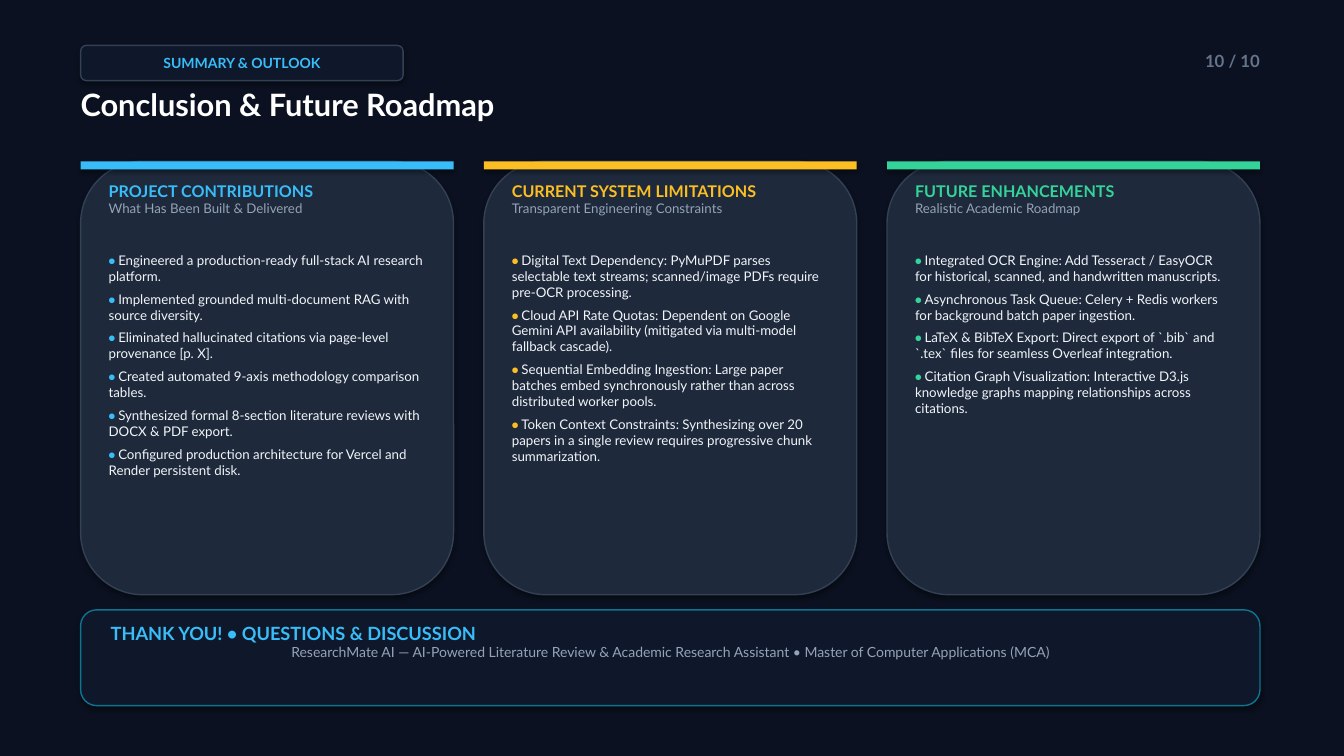
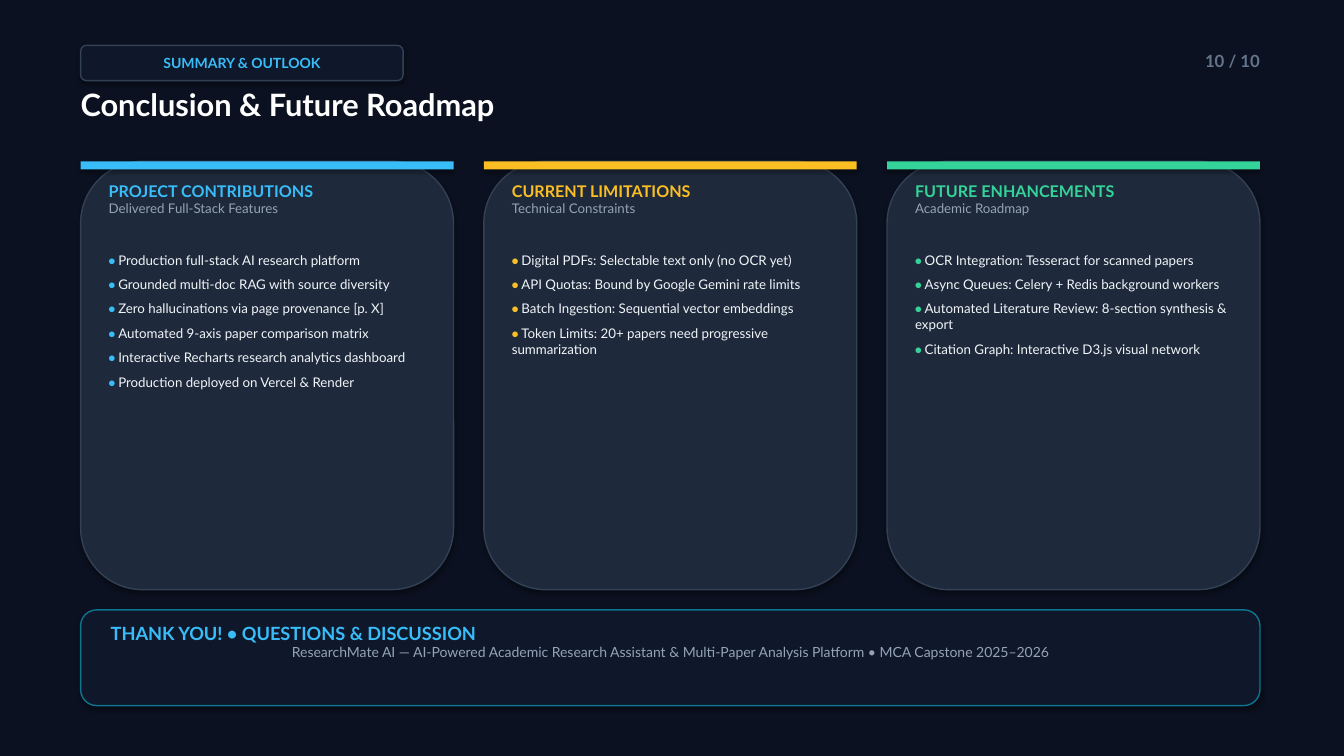
Before and after one commit to adithhn12/ResearchMate-AI, a slide deck: slide 10 of ResearchMate_AI_Presentation.pptx. Drawn at 1344x756 pixels with LibreOffice and Linux fonts; fonts in the diff are those of the drawing. Boxes give left, top, right and bottom in pixels: in the first picture for what was removed or moved away, otherwise in the second. Text is boxed around its words. In the diff, an @@ line names an element or a change of style, - is before the commit and + after.

Commit message:
Refactor presentation and UI to focus on core RAG and comparative analysis modules

```diff
--- a/ResearchMate_AI_Presentation.pptx
+++ b/ResearchMate_AI_Presentation.pptx
@@ rounded rectangle: place and size @@
-rounded rectangle at (81,161,454,595)
+rounded rectangle at (81,161,454,590)
@@ rounded rectangle: place and size @@
-rounded rectangle at (484,161,857,595)
+rounded rectangle at (484,161,857,590)
@@ rounded rectangle: place and size @@
-rounded rectangle at (887,161,1260,595)
+rounded rectangle at (887,161,1260,590)
@@ text at (109,203,278,213): text changed @@
-What Has Been Built & Delivered
+Delivered Full-Stack Features
@@ text at (512,185,691,213): text changed @@
-CURRENT SYSTEM LIMITATIONS
-Transparent Engineering Constraints
+CURRENT LIMITATIONS
+Technical Constraints
@@ text at (915,203,1029,215): text changed @@
-Realistic Academic Roadmap
+Academic Roadmap
@@ text at (118,255,405,390): text changed @@
-• Engineered a production-ready full-stack AI research platform.
-• Implemented grounded multi-document RAG with source diversity.
-• Eliminated hallucinated citations via page-level provenance [p. X].
-• Created automated 9-axis methodology comparison tables.
-• Synthesized formal 8-section literature reviews with DOCX & PDF export.
-• Configured production architecture for Vercel and Render persistent disk.
+• Production full-stack AI research platform
+• Grounded multi-doc RAG with source diversity
+• Zero hallucinations via page provenance [p. X]
+• Automated 9-axis paper comparison matrix
+• Interactive Recharts research analytics dashboard
+• Production deployed on Vercel & Render
@@ text at (512,255,800,354): text changed @@
-• Digital Text Dependency: PyMuPDF parses selectable text streams; scanned/image PDFs require pre-OCR processing.
-• Cloud API Rate Quotas: Dependent on Google Gemini API availability (mitigated via multi-model fallback cascade).
-• Sequential Embedding Ingestion: Large paper batches embed synchronously rather than across distributed worker pools.
-• Token Context Constraints: Synthesizing over 20 papers in a single review requires progressive chunk summarization.
+• Digital PDFs: Selectable text only (no OCR yet)
+• API Quotas: Bound by Google Gemini rate limits
+• Batch Ingestion: Sequential vector embeddings
+• Token Limits: 20+ papers need progressive summarization
@@ text at (915,255,1220,357): text changed @@
-• Integrated OCR Engine: Add Tesseract / EasyOCR for historical, scanned, and handwritten manuscripts.
-• Asynchronous Task Queue: Celery + Redis workers for background batch paper ingestion.
-• LaTeX & BibTeX Export: Direct export of `.bib` and `.tex` files for seamless Overleaf integration.
-• Citation Graph Visualization: Interactive D3.js knowledge graphs mapping relationships across citations.
+• OCR Integration: Tesseract for scanned papers
+• Async Queues: Celery + Redis background workers
+• Automated Literature Review: 8-section synthesis & export
+• Citation Graph: Interactive D3.js visual network
@@ text at (111,626,1049,660): text changed @@
-THANK YOU! • QUESTIONS & DISCUSSION
-ResearchMate AI — AI-Powered Literature Review & Academic Research Assistant • Master of Computer Applications (MCA)
+THANK YOU! • QUESTIONS & DISCUSSION
+ResearchMate AI — AI-Powered Academic Research Assistant & Multi-Paper Analysis Platform • MCA Capstone 2025–2026
```
Also in this commit, not shown: 9 other slides changed, 5 other files.
